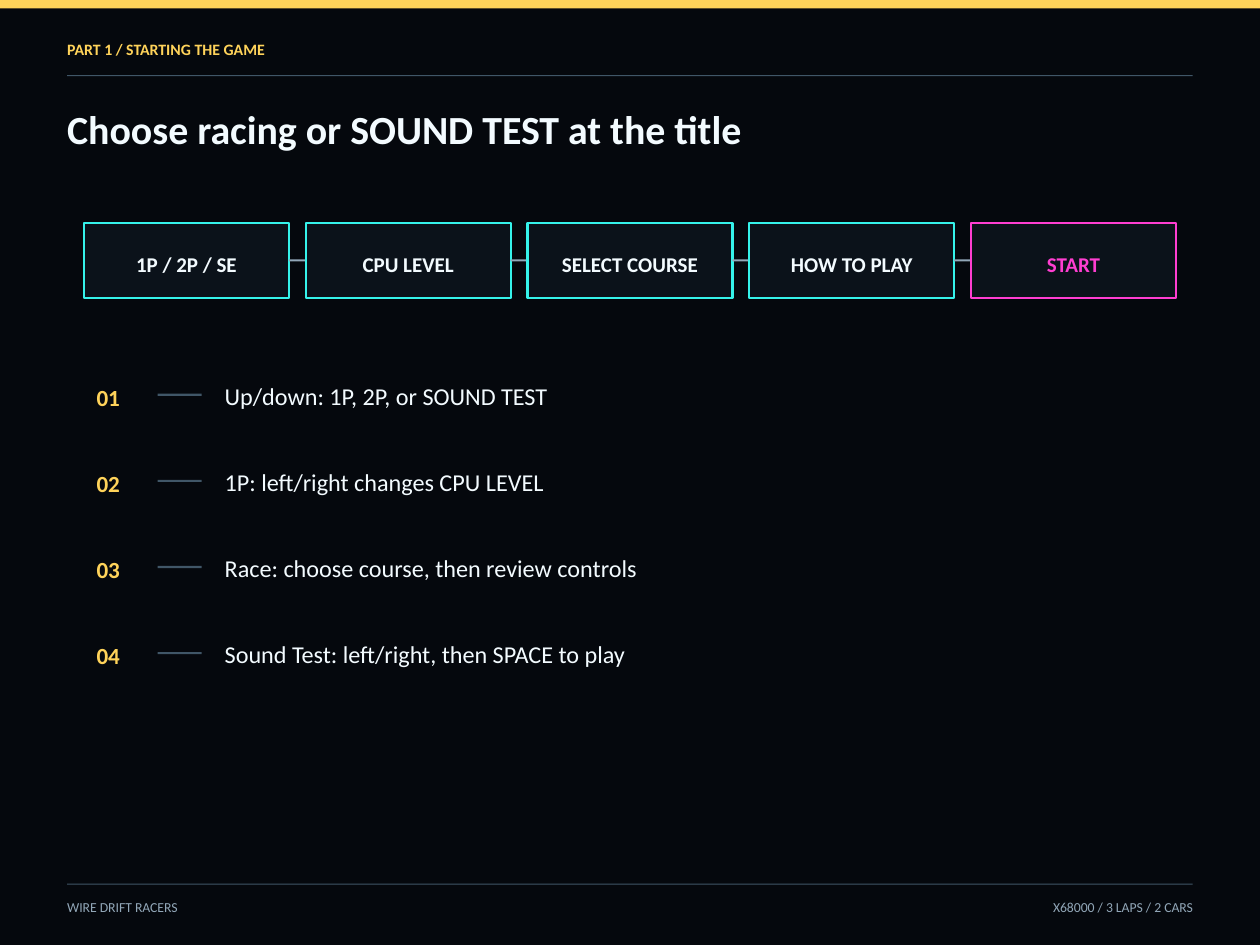
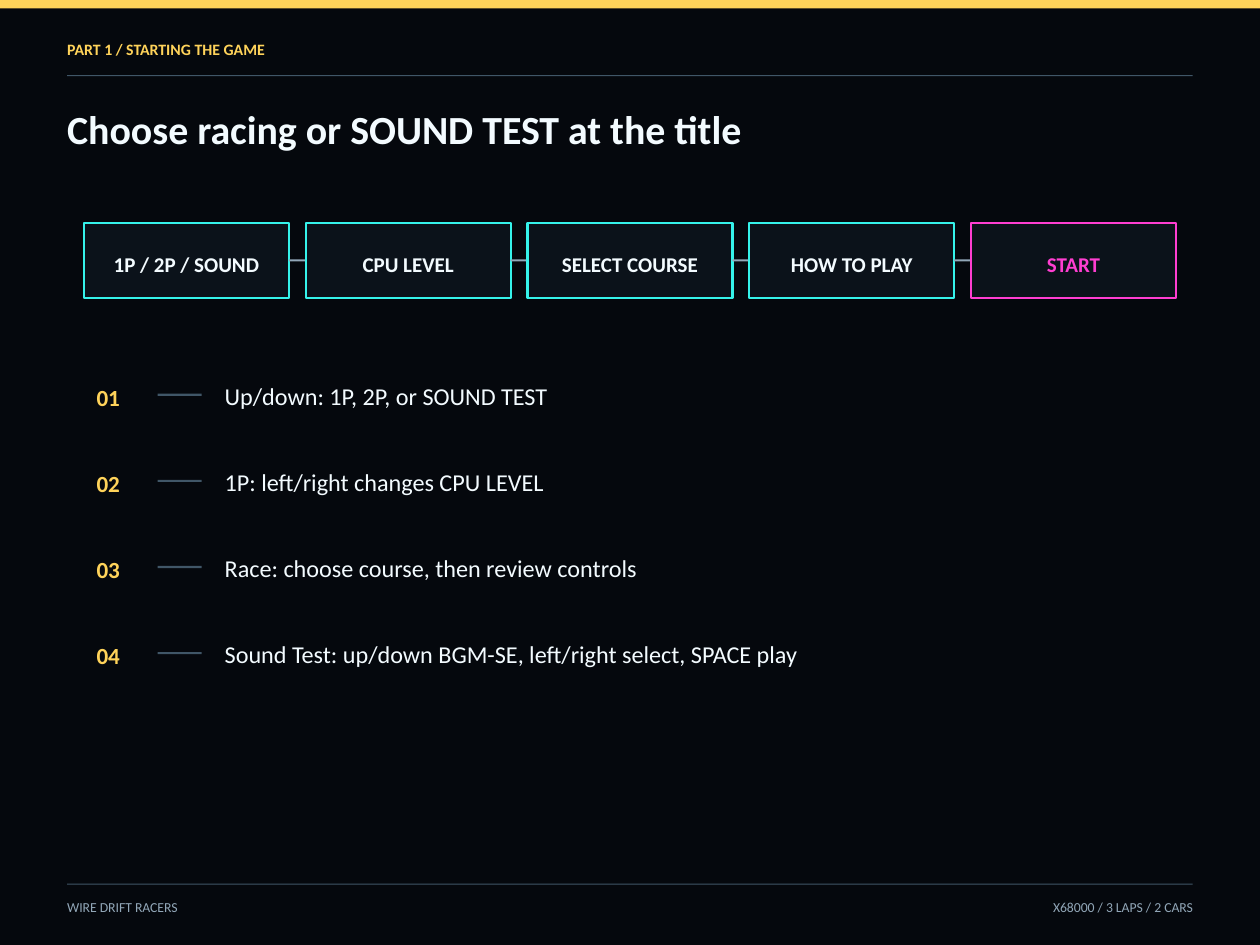
Before and after one commit to renatus-novus-x/wdrfrace, a slide deck: slide 4 of doc/manual-en.pptx. Drawn at 1260x945 pixels with LibreOffice and Linux fonts; fonts in the diff are those of the drawing. Boxes give left, top, right and bottom in pixels: in the first picture for what was removed or moved away, otherwise in the second. Text is boxed around its words. In the diff, an @@ line names an element or a change of style, - is before the commit and + after.

Commit message:
Document result and audio behavior
Updated the English and Japanese manuals to match the current game flow: result screens now require held input to be released before accepting any key or pad input to return to title, and the title/ESC/Button 2 controls were clarified. The sound test section now explains BGM/SE navigation, unavailable public-build BGM, and the licensed private-build track changes for title, final lap, and result music.

```diff
--- a/doc/manual-en.pptx
+++ b/doc/manual-en.pptx
@@ text at bbox=[114, 258, 259, 272]: text changed @@
-1P / 2P / SE
+1P / 2P / SOUND
@@ text at bbox=[225, 646, 797, 667]: text changed @@
-Sound Test: left/right, then SPACE to play
+Sound Test: up/down BGM-SE, left/right select, SPACE play
```
Also in this commit, not shown: 3 other slides changed, 5 other files.
